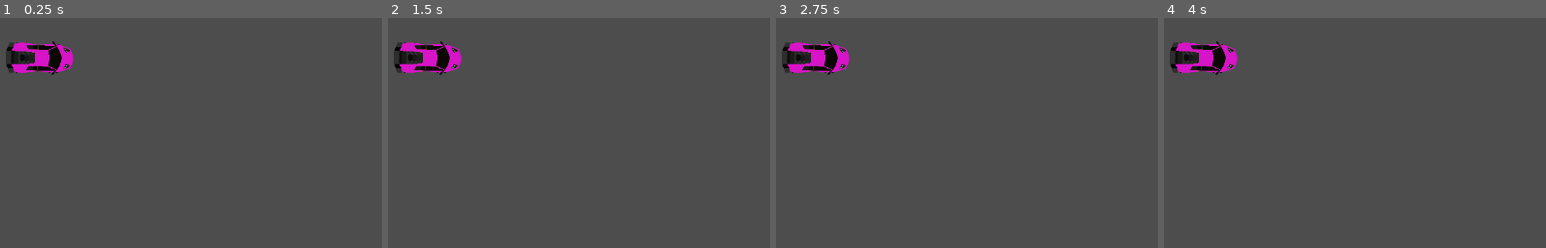
Above: before the commit, frames 1-4 (left to right).
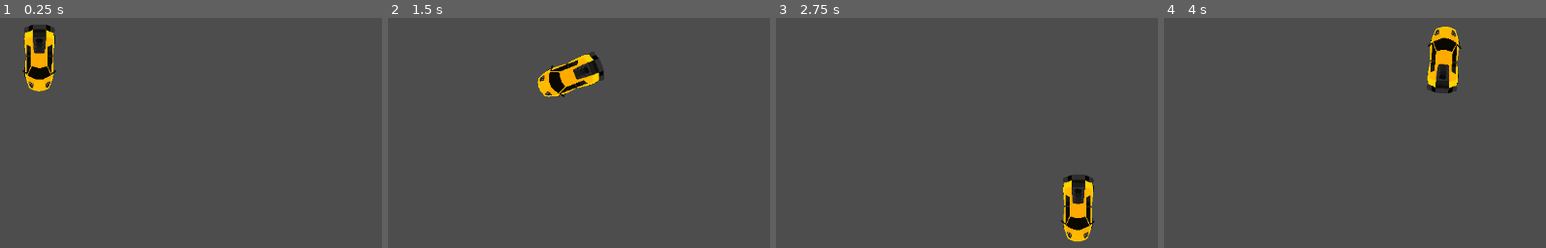
Above: after the commit, the same moments.

Repository: pgawle/driveoutnazis
Game: Godot game, scene res://drive_out_nazis.tscn
The game is run twice, just before and just after one commit, with the same random seed, the same clock (stepped at 60 frames per second) and the same inputs.
Inputs:
- Up to frame 1 (0.25 s): no input
- Up to frame 2 (1.5 s): tap Enter at 0.5 s; hold Right (right, bound only after the commit) 0.53-1.28 s; hold Down (down, bound only after the commit) from 1.28 s (still down)
- Up to frame 3 (2.75 s): release Down (down, bound only after the commit) at 2.03 s; hold Right (right, bound only after the commit) from 2.03 s (still down)
- Up to frame 4 (4 s): release Right (right, bound only after the commit) at 2.78 s; hold Up (up, bound only after the commit) 2.78-3.53 s; hold Left (left, bound only after the commit) from 3.53 s (still down)

The runs differ from the first frame. In frame 1, 3.1% of the frame differs, in the area x 1-20%, y 2-32%; in frame 2, 4.2%; in frame 3, 4.2%, in the area x 1-84%, y 10-98%; in frame 4, 4.2%.

Commit message:
basic movement

Diff:
--- a/Actors/PlayerCar.tscn
+++ /dev/null
@@ -1,13 +0,0 @@
-[gd_scene load_steps=2 format=3 uid="uid://r6yj64iax6w2"]
-
-[ext_resource type="Texture2D" uid="uid://dipy63p5kn46q" path="res://assets/pink-car.png" id="1_ksvfa"]
-
-[node name="PlayerCar" type="CharacterBody2D"]
-position = Vector2(615, 312)
-rotation = -1.55509
-scale = Vector2(5, 5)
-metadata/_edit_group_ = true
-
-[node name="Sprite2D" type="Sprite2D" parent="."]
-scale = Vector2(0.1, 0.1)
-texture = ExtResource("1_ksvfa")
--- /dev/null
+++ b/Actors/PlayerCar/PlayerCar.tscn
@@ -0,0 +1,17 @@
+[gd_scene load_steps=3 format=3 uid="uid://r6yj64iax6w2"]
+
+[ext_resource type="Texture2D" uid="uid://bco8grad453lo" path="res://assets/Civil Vehicles assets.png" id="1_2o6te"]
+[ext_resource type="Script" path="res://Actors/PlayerCar/player_car.gd" id="1_41c4b"]
+
+[node name="PlayerCar" type="CharacterBody2D"]
+position = Vector2(615, 312)
+rotation = -1.55509
+scale = Vector2(5, 5)
+script = ExtResource("1_41c4b")
+metadata/_edit_group_ = true
+
+[node name="Sprite2D" type="Sprite2D" parent="."]
+scale = Vector2(0.1, 0.1)
+texture = ExtResource("1_2o6te")
+region_enabled = true
+region_rect = Rect2(41, 2597, 1023, 2013)
--- /dev/null
+++ b/Actors/PlayerCar/player_car.gd
@@ -0,0 +1,22 @@
+extends CharacterBody2D
+
+@export var max_speed := 300
+@export_range(0,10,0.1) var drag_factor := 0.1
+# var wheel_base = 70  # Distance from front to rear wheel
+# var steering_angle = 15  # Amount that front wheel turns, in degrees
+
+var desired_velocity = Vector2.ZERO
+var steering_velocity = Vector2.ZERO
+# var steer_angle
+
+
+func _physics_process(delta: float) -> void:
+	get_input()
+	move_and_slide()
+
+func get_input():
+	var direction = Input.get_vector("left", "right", "up", "down")
+	desired_velocity = direction * max_speed
+	steering_velocity = desired_velocity - velocity
+	velocity += steering_velocity * drag_factor
+	rotation = velocity.angle()
--- a/drive_out_nazis.tscn
+++ b/drive_out_nazis.tscn
@@ -1,6 +1,6 @@
 [gd_scene load_steps=2 format=3 uid="uid://bj7fk75m85xhi"]
 
-[ext_resource type="PackedScene" uid="uid://r6yj64iax6w2" path="res://Actors/PlayerCar.tscn" id="1_75lul"]
+[ext_resource type="PackedScene" uid="uid://r6yj64iax6w2" path="res://Actors/PlayerCar/PlayerCar.tscn" id="1_75lul"]
 
 [node name="Game" type="Node2D"]
 
--- a/project.godot
+++ b/project.godot
@@ -22,7 +22,36 @@
 "res://Modules/": "pink"
 }
 
+[input]
+
+up={
+"deadzone": 0.5,
+"events": [Object(InputEventKey,"resource_local_to_scene":false,"resource_name":"","device":-1,"window_id":0,"alt_pressed":false,"shift_pressed":false,"ctrl_pressed":false,"meta_pressed":false,"pressed":false,"keycode":0,"physical_keycode":4194320,"key_label":0,"unicode":0,"location":0,"echo":false,"script":null)
+]
+}
+down={
+"deadzone": 0.5,
+"events": [Object(InputEventKey,"resource_local_to_scene":false,"resource_name":"","device":-1,"window_id":0,"alt_pressed":false,"shift_pressed":false,"ctrl_pressed":false,"meta_pressed":false,"pressed":false,"keycode":0,"physical_keycode":4194322,"key_label":0,"unicode":0,"location":0,"echo":false,"script":null)
+]
+}
+left={
+"deadzone": 0.5,
+"events": [Object(InputEventKey,"resource_local_to_scene":false,"resource_name":"","device":-1,"window_id":0,"alt_pressed":false,"shift_pressed":false,"ctrl_pressed":false,"meta_pressed":false,"pressed":false,"keycode":0,"physical_keycode":4194319,"key_label":0,"unicode":0,"location":0,"echo":false,"script":null)
+]
+}
+right={
+"deadzone": 0.5,
+"events": [Object(InputEventKey,"resource_local_to_scene":false,"resource_name":"","device":-1,"window_id":0,"alt_pressed":false,"shift_pressed":false,"ctrl_pressed":false,"meta_pressed":false,"pressed":false,"keycode":0,"physical_keycode":4194321,"key_label":0,"unicode":0,"location":0,"echo":false,"script":null)
+]
+}
+space={
+"deadzone": 0.5,
+"events": [Object(InputEventKey,"resource_local_to_scene":false,"resource_name":"","device":-1,"window_id":0,"alt_pressed":false,"shift_pressed":false,"ctrl_pressed":false,"meta_pressed":false,"pressed":false,"keycode":0,"physical_keycode":32,"key_label":0,"unicode":32,"location":0,"echo":false,"script":null)
+]
+}
+
 [rendering]
 
+textures/canvas_textures/default_texture_filter=0
 renderer/rendering_method="gl_compatibility"
 renderer/rendering_method.mobile="gl_compatibility"
Binary file added: assets/Civil Vehicles assets.png
Not shown, added: assets/Civil Vehicles assets.png.import
Not shown, changed: README.md
